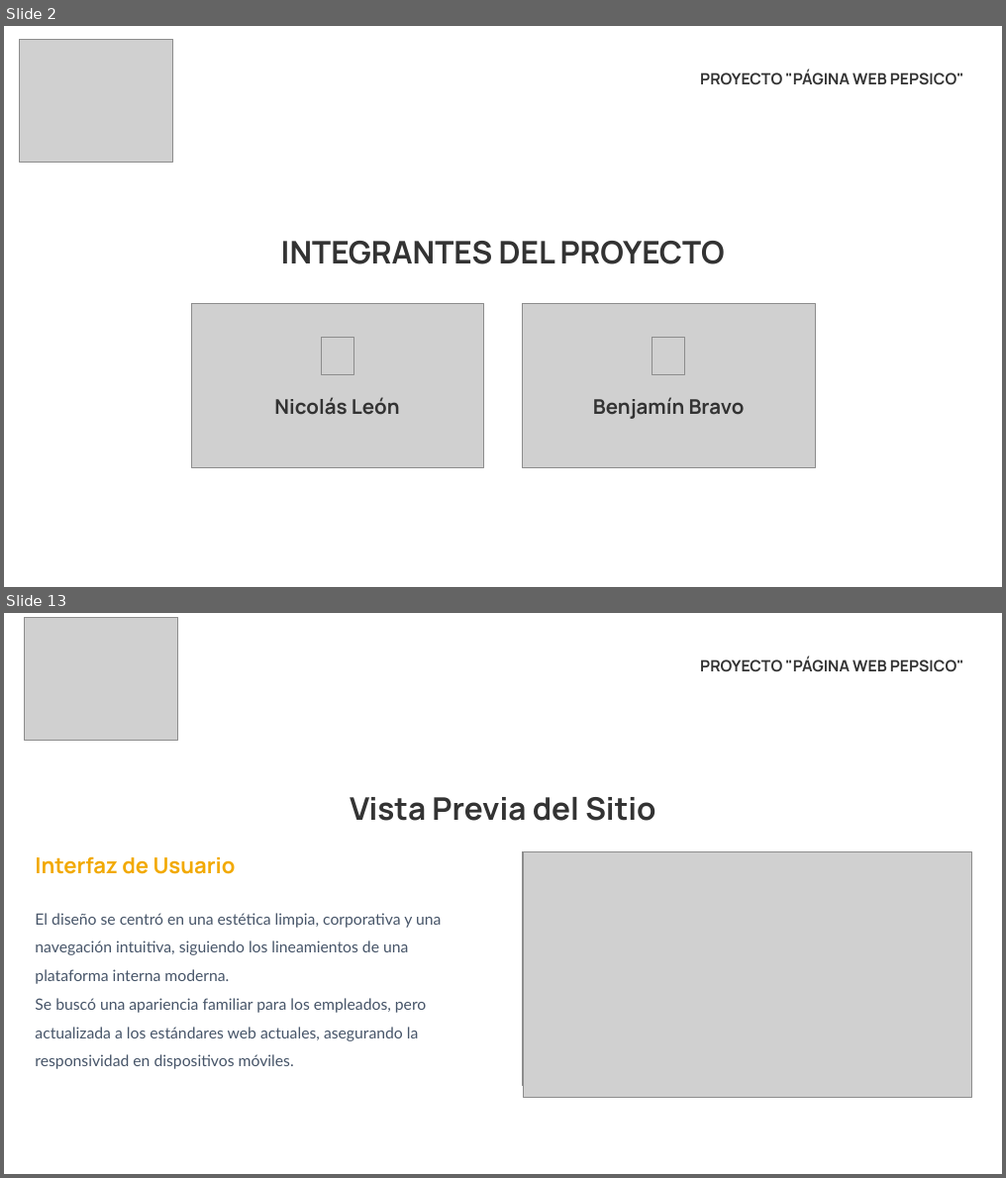
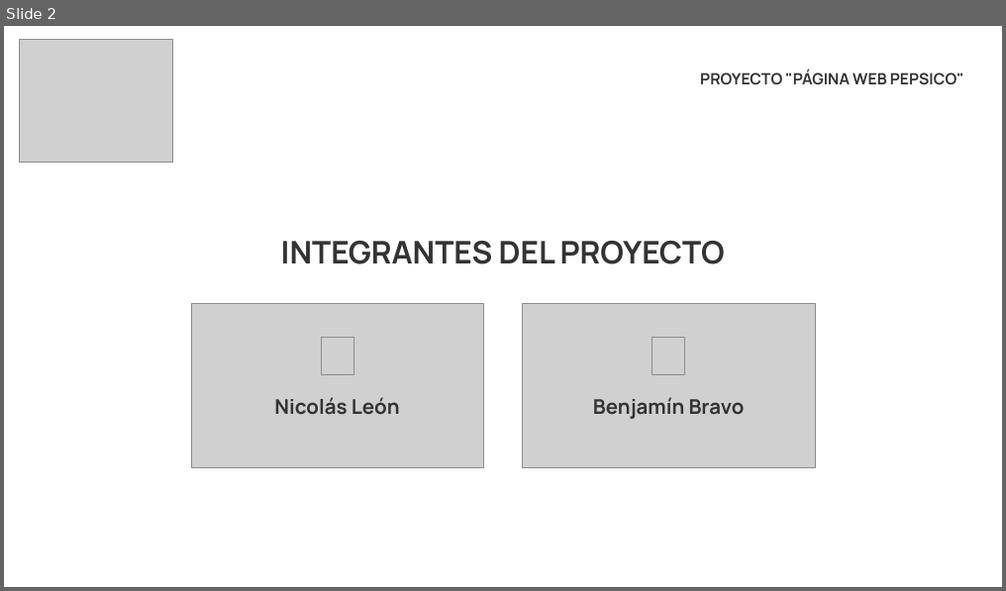
Before and after one commit to benbravo23/Capstone, a slide deck: Fase 3/Evidencias Grupales/Presentacion_Final_Del_Proyecto.pptx. Shown one above the other, each under a label of ours: slides 2 and 13 before the commit, slide 2 after it; the slides between them are not shown. The pictures are 1006x1178 and 1006x591 pixels, drawn with LibreOffice and Linux fonts; fonts in the diff are those of the drawing; grey boxes stand for pictures. Boxes give left, top, right and bottom in pixels: in the first picture for what was removed or moved away, otherwise in the second. Text is boxed around its words. In the diff, an @@ line names an element or a change of style, - is before the commit and + after.

```diff
--- a/Fase 3/Evidencias Grupales/Presentacion_Final_Del_Proyecto.pptx
+++ b/Fase 3/Evidencias Grupales/Presentacion_Final_Del_Proyecto.pptx
@@ slide 13 removed at box(4, 613, 1002, 1174), background #FFFFFF @@
@@ picture removed at box(25, 617, 178, 740) @@
@@ text removed at box(700, 657, 964, 672) @@
-PROYECTO "PÁGINA WEB PEPSICO"
@@ text removed at box(350, 797, 655, 821) @@
-Vista Previa del Sitio
@@ text removed at box(35, 857, 236, 874) @@
-Interfaz de Usuario
@@ picture removed at box(523, 852, 971, 1085) @@
@@ picture removed at box(524, 853, 970, 1084) @@
@@ picture removed at box(524, 852, 972, 1097) @@
@@ text removed at box(35, 913, 441, 981) @@
-El diseño se centró en una estética limpia, corporativa y una navegación intuitiva, siguiendo los lineamientos de una plataforma interna moderna.
@@ text removed at box(35, 998, 426, 1069) @@
-Se buscó una apariencia familiar para los empleados, pero actualizada a los estándares web actuales, asegurando la responsividad en dispositivos móviles.
```
Also in this commit, not shown: 5 slides changed, 2 slides added, 8 other slides removed.
